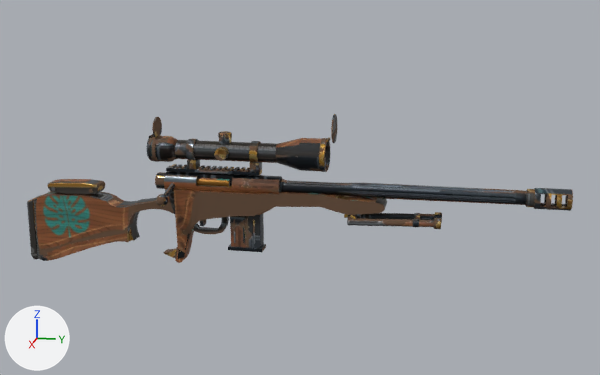
The glTF model public/models/arsenal/sniper.glb as it was, and as the next commit left it.
Both versions are drawn from a camera (50 mm lens) standing at (1.818, 0.599, 0.528) and looking at (0.004, 0.236, 0.074). The lights are fixed; the arrows at lower left show +X, +Y and +Z. The older version comes first. Where no turn or scale is listed for an object, it has been applied to the vertices. Vertices at exactly the same position are counted once.

In view in the first picture: 'sniper_body', 'sniper_bolt_mesh', 'sniper_mag_mesh'.
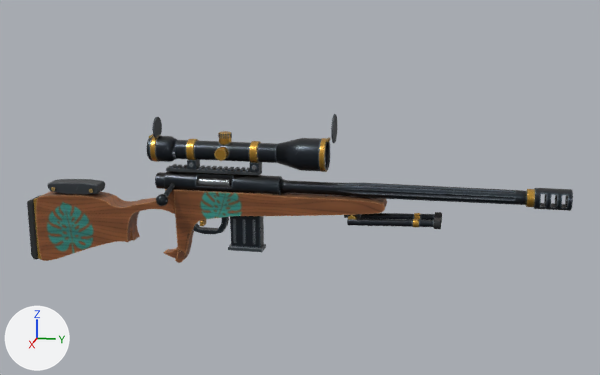
What differs and where, as boxes [x1, y1, x2, y2] in the pictures (600 x 375 px; the box of a moved part takes in the faces that stretch with it):
```json
{"part": 1, "of": "me_sniper_body", "change": "moved or reshaped", "before": [152, 118, 350, 216], "after": [152, 118, 350, 254]}
{"part": 2, "of": "me_sniper_body", "change": "surface changed", "before": [27, 117, 573, 263], "after": [27, 117, 573, 263]}
{"part": 3, "of": "me_sniper_bolt", "change": "surface changed", "before": [155, 172, 230, 206], "after": [155, 172, 230, 206]}
{"part": 4, "of": "me_sniper_mag", "change": "surface changed", "before": [228, 216, 266, 252], "after": [228, 216, 266, 252]}
```

Scene script edits in JSON lines:
```json
{"block": "me_sniper_body", "where": "# used by ob_sniper_body; location = (0.002, 0.197, 0.054)"}
{"op": "remove", "block": "me_sniper_body", "code": "me_sniper_body.from_pydata(...)  # 10190 vertices, 20016 faces; spans x -0.039..0.039, y -0.635..0.635, z -0.191..0.191"}
{"op": "add", "block": "me_sniper_body", "code": "me_sniper_body.from_pydata(...)  # 10063 vertices, 19762 faces; spans x -0.039..0.039, y -0.635..0.635, z -0.191..0.191"}
{"block": "me_sniper_body", "change": "me_sniper_body part 1: 163 vertices moved within x -0.038..0.039, y -0.309..0.165, z -0.156..0.153; 178 vertices removed from x -0.031..0.027, y -0.273..0.14, z -0.157..0.014; 51 vertices added at x -0.031..0.027, y -0.273..0.14, z -0.156..0.006"}
{"block": "me_sniper_body", "change": "me_sniper_body part 2: 15242 kept faces spanning x -0.039..0.039, y -0.635..0.635, z -0.191..0.191 get new texture (UV) coordinates"}
{"block": "me_sniper_body", "change": "other edits to the shape of me_sniper_body do not show in these pictures"}
{"block": "me_sniper_bolt", "where": "me_sniper_bolt.from_pydata(...)  # 570 vertices, 1124 faces; spans x -0.045..0.045, y -0.09..0.09, z -0.033..0.033"}
{"block": "me_sniper_bolt", "where": "# used by ob_sniper_bolt_mesh; location = (0.026, -0.018, 0.06)"}
{"block": "me_sniper_bolt", "change": "me_sniper_bolt part 3: 1068 kept faces spanning x -0.045..0.045, y -0.09..0.09, z -0.033..0.033 get new texture (UV) coordinates"}
{"block": "me_sniper_mag", "where": "me_sniper_mag.from_pydata(...)  # 566 vertices, 1096 faces; spans x -0.0195..0.0195, y -0.0415..0.0415, z -0.0563..0.0563"}
{"block": "me_sniper_mag", "where": "# used by ob_sniper_mag_mesh; location = (0.0, 0.108, -0.026)"}
{"block": "me_sniper_mag", "change": "me_sniper_mag part 4: texture (UV) coordinates of 1096 of 1096 faces, centred in x -0.0195..0.0195, y -0.0415..0.0415, z -0.0563..0.056, changed; they spanned u 0.03..0.99, v 0.01..0.96 and now span u 0.01..0.99, v 0.1..0.99"}
```
